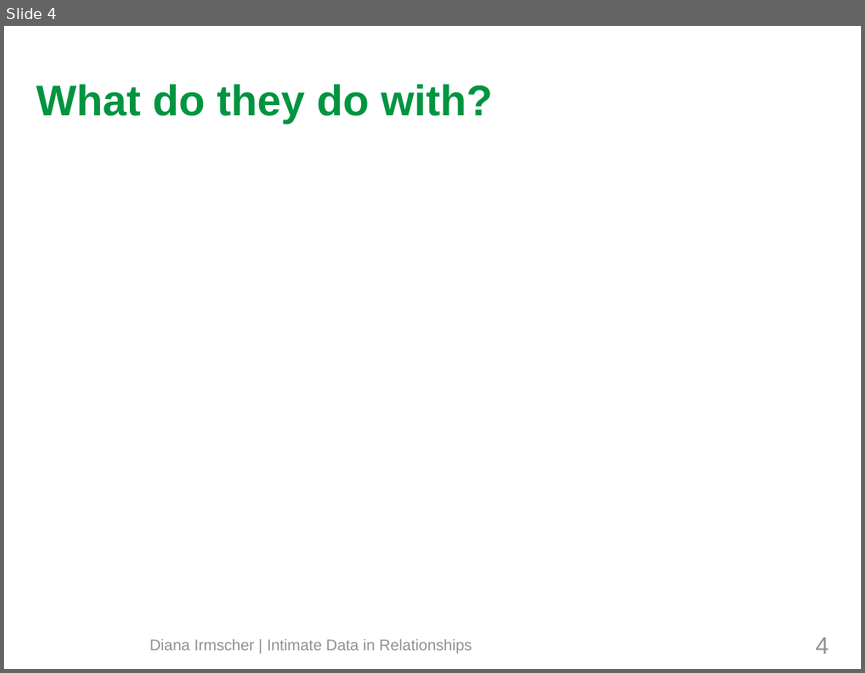
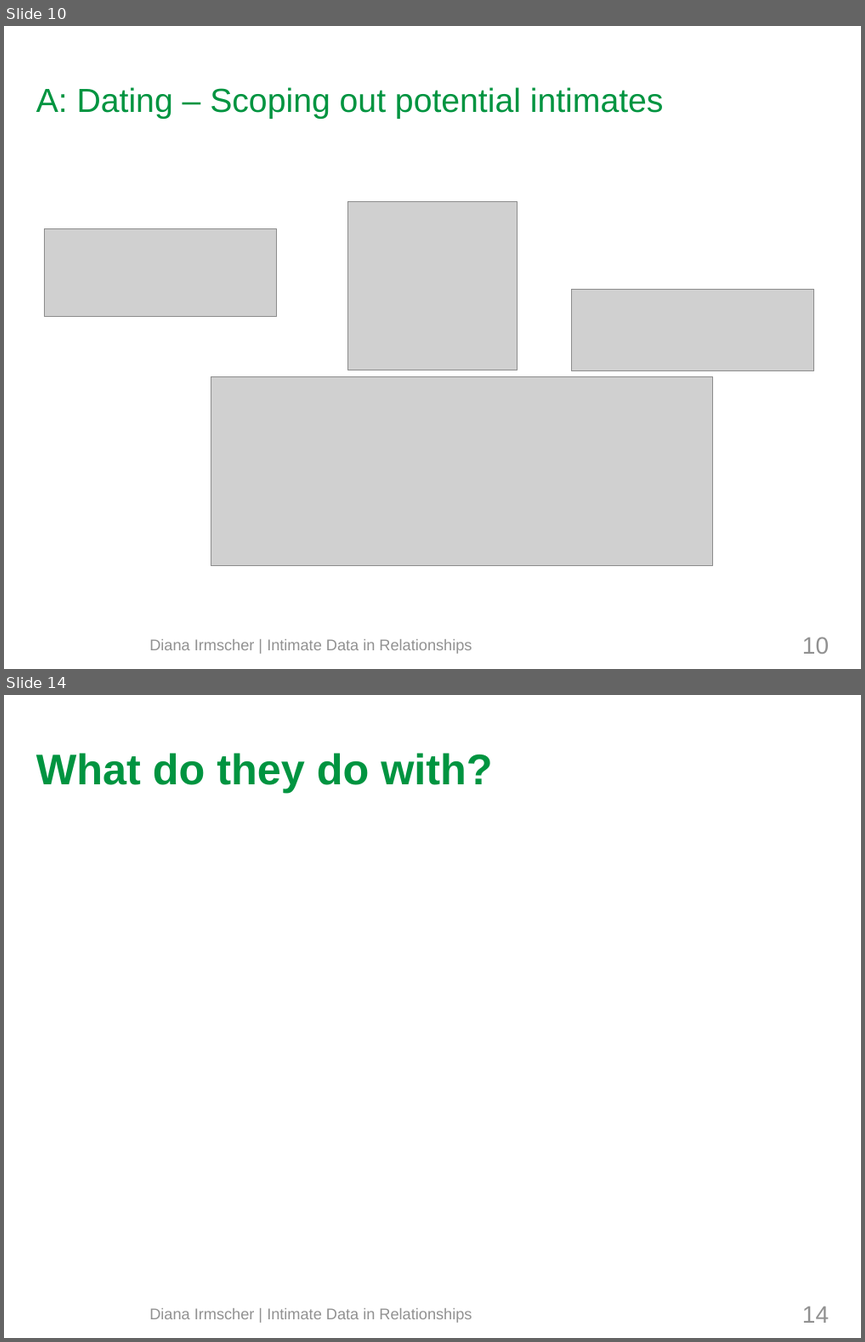
Before and after one commit to mieztatz/advanced_seminar_media_informatics, a slide deck: slides/final_presentation_irmscher.odp. Shown one above the other, each under a label of ours: slide 4 before the commit, slides 10 and 14 after it; the slides between them are not shown. The pictures are 865x673 and 865x1342 pixels, drawn with LibreOffice and Linux fonts; fonts in the diff are those of the drawing; grey boxes stand for pictures; background and template pictures are left out. Boxes give left, top, right and bottom in pixels: in the first picture for what was removed or moved away, otherwise in the second. Text is boxed around its words. In the diff, an @@ line names an element or a change of style, - is before the commit and + after.

```diff
--- a/slides/final_presentation_irmscher.odp
+++ b/slides/final_presentation_irmscher.odp
@@ slide 10 added at (4,26,861,669), background #FFFFFF @@
@@ title added at (36,87,664,119), 28 pt, text #009440 @@
+A: Dating – Scoping out potential intimates
@@ picture added at (348,202,517,370) @@
@@ picture added at (44,228,277,316) @@
@@ picture added at (571,289,814,371) @@
@@ picture added at (211,376,712,565) @@
@@ page number added at (802,636,828,653), 20 pt, text #919191 @@
+10
@@ text added at (149,639,472,653), 13 pt, text #919191 @@
+Diana Irmscher | Intimate Data in Relationships
@@ what was slide 4 is now slide 14 @@
@@ page number at (802,1306,828,1322): text changed @@
-4
+14
```
Also in this commit, not shown: 3 slides changed, 12 other slides added, 10 other files.
